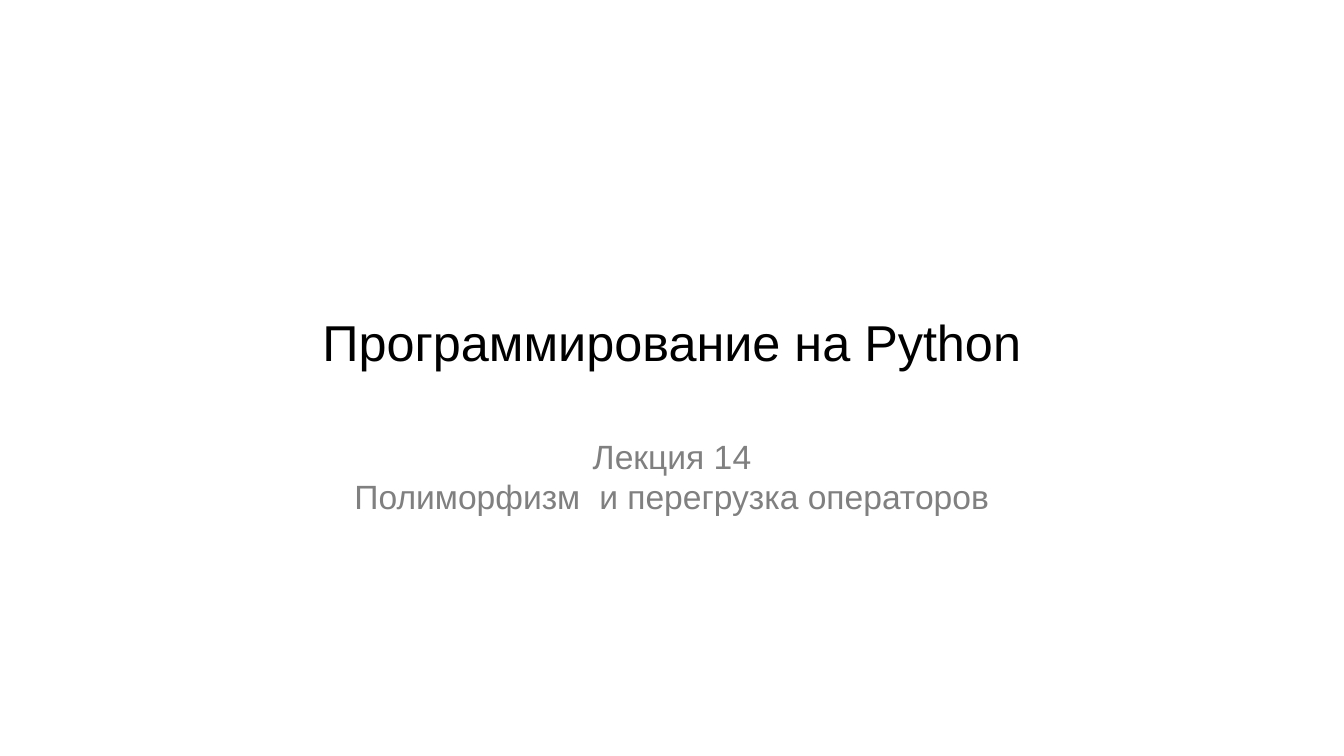
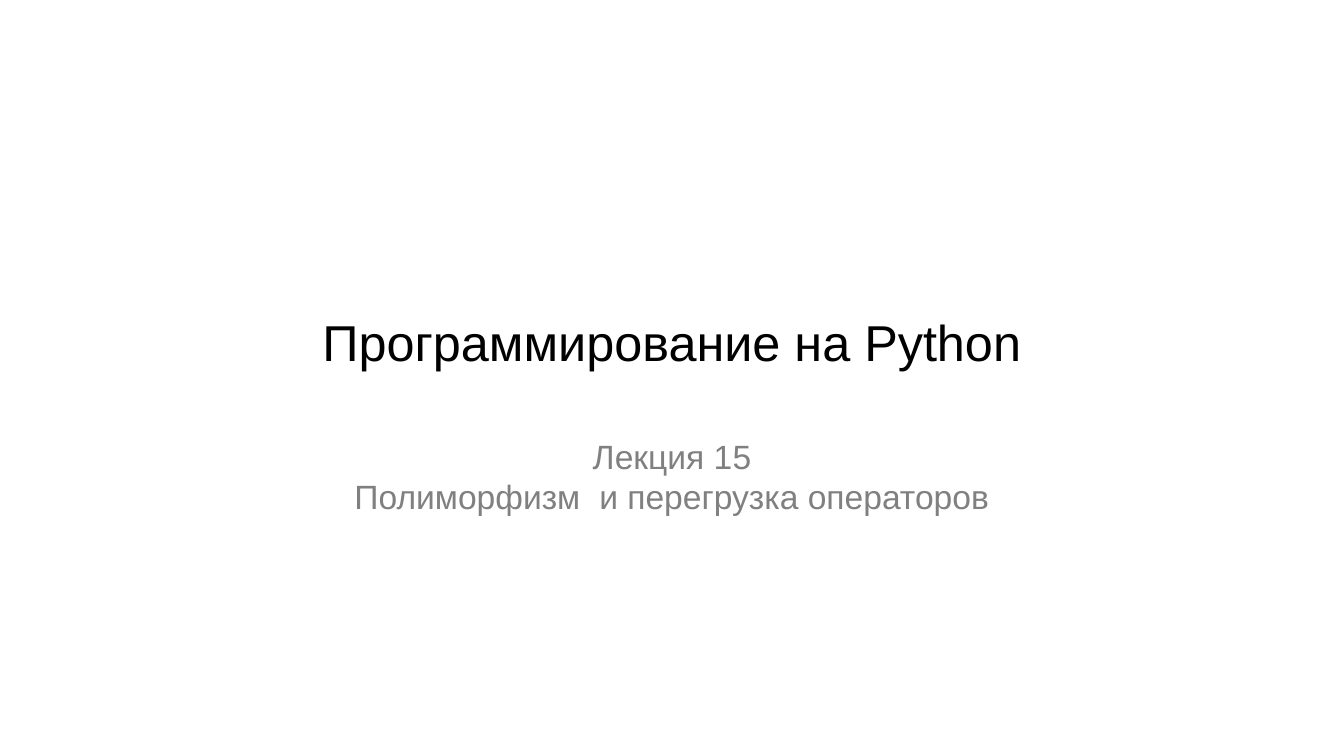
Before and after one commit to maxchv/LearnPython, a slide deck: slide 1 of week09/polimorphism.pptx. Drawn at 1344x756 pixels with LibreOffice and Linux fonts; fonts in the diff are those of the drawing. Boxes give left, top, right and bottom in pixels: in the first picture for what was removed or moved away, otherwise in the second. Text is boxed around its words. In the diff, an @@ line names an element or a change of style, - is before the commit and + after.

```diff
--- a/week09/polimorphism.pptx
+++ b/week09/polimorphism.pptx
@@ subtitle at (x1=593, y1=446, x2=752, y2=476): text changed @@
-Лекция 14
+Лекция 15
```
Also in this commit, not shown: 7 other slides changed, 1 slide added, 1 slide removed, 7 other files.
